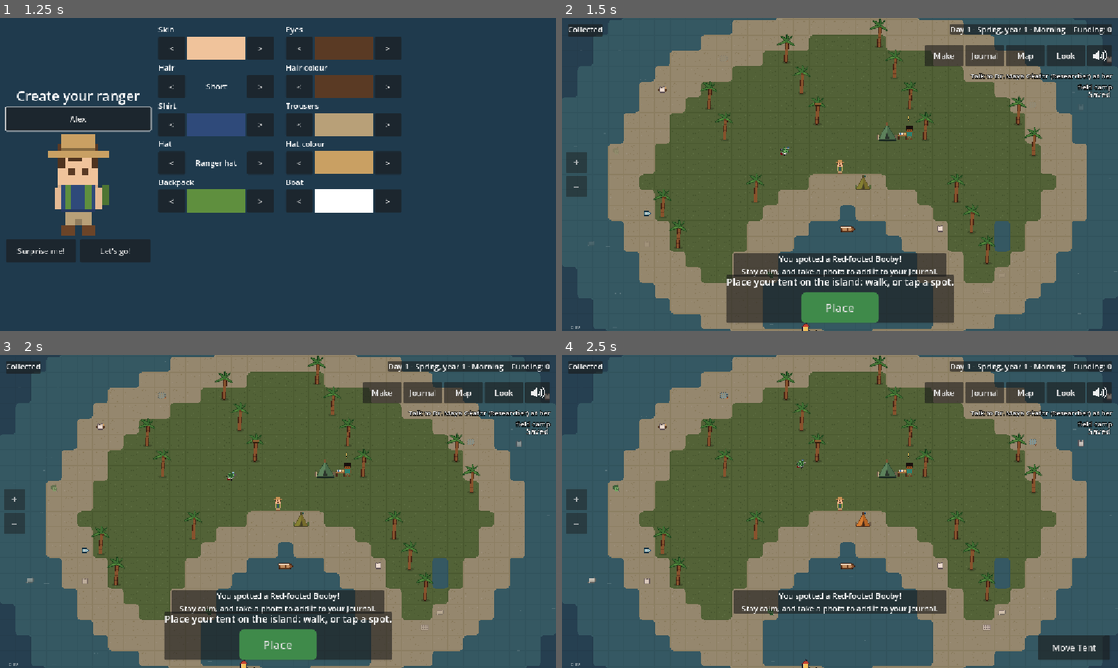
Above: before the commit, frames 1-4 (two rows, left to right).
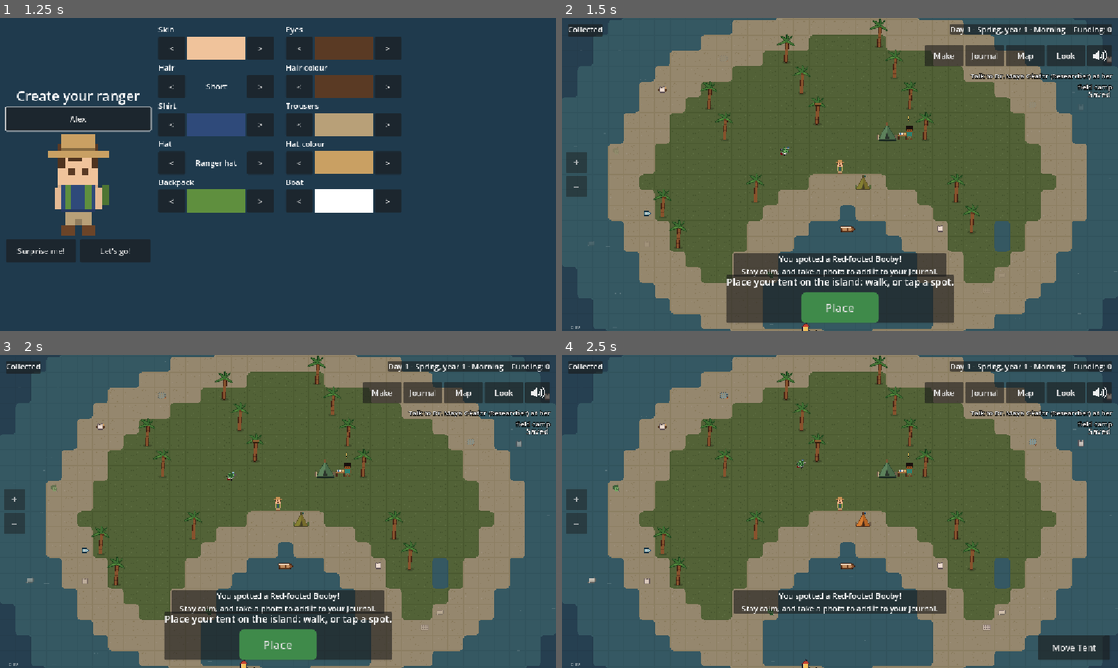
Above: after the commit, the same moments.

Repository: detronics-apps/ocean-haven
Game: Godot game, scene res://scenes/world/ocean_world.tscn
Two runs of this game, one before a commit and one after it. Both use one fixed random seed, a clock stepped at 60 frames per second and the inputs below.
Inputs (mouse positions are in pixels of both pictures, inside the frame that each line leads up to):
- Up to frame 1 (1.25 s): click (77, 118) at 0.52 s; type "Alex" at 0.6 s
- Up to frame 2 (1.5 s): click "Let's go!" at 1.25 s
- Up to frame 3 (2 s): no input
- Up to frame 4 (2.5 s): click "Place" at 2 s

Frame 1 is identical in both runs. In frame 2, 0.3% of the frame differs, in the area x 74-87%, y 24-79%; in frame 3, 0.3%; in frame 4, 0.3%.

Commit message:
Tree-nesting birds: 8 full-grown trees a bird to come, 4 to stay (max 4 boobies; Starting Island starts with 14 palms); no buoy on the wreck; tests for the breeding pace
Co-Authored-By: Claude Opus 5.5 <noreply@anthropic.com>
Claude-Session: https://claude.ai/code/session_01TgTuR8CE1ck28M9f6vukjR

Diff:
--- a/assets/effects/wreck/wreck.svg
+++ b/assets/effects/wreck/wreck.svg
@@ -6,45 +6,30 @@
 
 
 
-  <rect x="86" y="10" width="6" height="8" fill="#75370e"/>
-  <rect x="86" y="10" width="6" height="2" fill="#757574"/>
-  <rect x="88" y="4" width="2" height="6" fill="#333f53"/>
 </g><g transform="translate(1 0)">
 
 
 
 
 
-  <rect x="86" y="10" width="6" height="8" fill="#75370e"/>
-  <rect x="86" y="10" width="6" height="2" fill="#757574"/>
-  <rect x="88" y="4" width="2" height="6" fill="#333f53"/>
 </g><g transform="translate(0 -1)">
 
 
 
 
 
-  <rect x="86" y="10" width="6" height="8" fill="#75370e"/>
-  <rect x="86" y="10" width="6" height="2" fill="#757574"/>
-  <rect x="88" y="4" width="2" height="6" fill="#333f53"/>
 </g><g transform="translate(0 1)">
 
 
 
 
 
-  <rect x="86" y="10" width="6" height="8" fill="#75370e"/>
-  <rect x="86" y="10" width="6" height="2" fill="#757574"/>
-  <rect x="88" y="4" width="2" height="6" fill="#333f53"/>
 </g></g>
   <g id="art" data-size="96 48" data-box="0 0 96 48">
-  <!-- Placeholder sunken wreck seen through the water: a dark, tilted old hull with a broken mast, and a marker buoy -->
+  <!-- Placeholder sunken wreck seen through the water: a dark, tilted old hull with and a broken mast -->
   <polygon points="6,22 70,14 84,24 70,36 10,38" fill="#1e2a33" fill-opacity="0.7"/>
   <polygon points="10,24 68,17 78,24 68,33 13,35" fill="#2e3f4a" fill-opacity="0.7"/>
   <rect x="30" y="20" width="18" height="8" fill="#1a242c" fill-opacity="0.7"/>
   <polygon points="52,16 60,4 62,5 55,17" fill="#3a2a1e" fill-opacity="0.7"/>
-  <rect x="86" y="10" width="6" height="8" fill="#f28c38"/>
-  <rect x="86" y="10" width="6" height="2" fill="#f2f2ee"/>
-  <rect x="88" y="4" width="2" height="6" fill="#6f7d88"/>
 </g>
 </svg>
--- a/data/regions/home_island.tres
+++ b/data/regions/home_island.tres
@@ -16,8 +16,8 @@
 position = Vector2(-200, -80)
 home_radius = 420.0
 island_health = 0.3
-needs_trees = 5
-needs_planted = 1
+needs_trees = 16
+stay_trees = 8
 note = "A red-footed booby has come to nest in the palm you planted! Boobies circle over floating litter, showing you where it is."
 
 [sub_resource type="Resource" id="Arrival_Seabird2"]
@@ -27,8 +27,8 @@
 position = Vector2(150, -150)
 home_radius = 420.0
 island_health = 0.5
-needs_trees = 10
-needs_planted = 3
+needs_trees = 24
+stay_trees = 12
 note = "Another red-footed booby is nesting in your palms."
 
 [sub_resource type="Resource" id="Arrival_Seabird3"]
@@ -38,8 +38,8 @@
 position = Vector2(-80, 150)
 home_radius = 420.0
 island_health = 0.7
-needs_trees = 14
-needs_planted = 5
+needs_trees = 32
+stay_trees = 16
 note = "A third red-footed booby has joined them: your palms make a fine seabird colony."
 
 [sub_resource type="Resource" id="Arrival_Crab2"]
--- a/scenes/islands/starter_island.tscn
+++ b/scenes/islands/starter_island.tscn
@@ -100,21 +100,3 @@
 collision_layer = 16
 collision_mask = 0
 script = ExtResource("3_feps1")
-
-[node name="Palm15" type="StaticBody2D" parent="." unique_id=141235051 groups=["plants"] instance=ExtResource("2_36cgk")]
-position = Vector2(304, 184)
-collision_layer = 16
-collision_mask = 0
-script = ExtResource("3_feps1")
-
-[node name="Palm16" type="StaticBody2D" parent="." unique_id=999970490 groups=["plants"] instance=ExtResource("2_36cgk")]
-position = Vector2(368, -104)
-collision_layer = 16
-collision_mask = 0
-script = ExtResource("3_feps1")
-
-[node name="Palm17" type="StaticBody2D" parent="." unique_id=1230443138 groups=["plants"] instance=ExtResource("2_36cgk")]
-position = Vector2(400, -40)
-collision_layer = 16
-collision_mask = 0
-script = ExtResource("3_feps1")
--- a/scripts/animals/arrival_data.gd
+++ b/scripts/animals/arrival_data.gd
@@ -15,9 +15,12 @@
 ## ... and how many other islands must be healthy (see Arrivals.HEALTHY) — the ocean
 ## around them recovering too.
 @export var healthy_islands := 0
-## Nests in trees: stays only while the island has at least this many full-grown trees
-## (away while there are fewer, back when they regrow). 0 = doesn't need trees.
+## Nests in trees: arrives once the island has this many full-grown trees (8 for each bird
+## there will be: Arrivals.TREES_TO_COME), 0 = doesn't need trees ...
 @export var needs_trees := 0
+## ... and stays while it has at least this many (4 a bird: TREES_TO_STAY; away while there
+## are fewer, back when they regrow). -1 = needs_trees.
+@export var stay_trees := -1
 ## Only arrives once the ranger has planted (and grown) this many full-grown trees on the
 ## island: new seabirds come because of something the ranger did, not the trees already there.
 @export var needs_planted := 0
--- a/scripts/animals/arrivals.gd
+++ b/scripts/animals/arrivals.gd
@@ -4,6 +4,10 @@
 
 ## An island counts as healthy for other islands' arrivals at this health.
 const HEALTHY := 0.7
+## Tree-nesting birds: full-grown trees on the island for each bird to come (the 2nd bird
+## at 16, the 3rd at 24...), and to stay (8 keep 2 birds, 12 keep 3...).
+const TREES_TO_COME := 8
+const TREES_TO_STAY := 4
 const ANIMAL_SCENE := preload("res://scenes/animals/animal.tscn")
 
 ## Node names of the animals that have arrived.
@@ -51,7 +55,7 @@
 	var animal := world.get_node_or_null(arrival.node_name) as Node2D
 	if not animal or arrival.needs_trees <= 0 or animal.get("unborn"):
 		return
-	var stays: bool = trees >= arrival.needs_trees or animal.get("tangled") or animal.get("injured")  # never flies off needing help
+	var stays: bool = trees >= (arrival.stay_trees if arrival.stay_trees >= 0 else arrival.needs_trees) or animal.get("tangled") or animal.get("injured")  # never flies off needing help
 	if stays == animal.visible:
 		return
 	animal.visible = stays
@@ -66,6 +70,14 @@
 			animal.set_nest_tree(null)  # its nest tree is free again
 	world.get_tree().call_group("hud", "show_toast", "A %s is back, nesting in your palm trees!" % arrival.species.display_name if stays
 		else "A %s has flown off: it needs more full-grown trees to nest in." % arrival.species.display_name)
+
+
+## How many tree-nesting birds `trees` full-grown trees allow, with `now` there already: one
+## more once there are TREES_TO_COME for each, and as many as TREES_TO_STAY each keep.
+static func birds_for_trees(trees: int, now: int) -> int:
+	if trees >= TREES_TO_COME * (now + 1):
+		return now + 1
+	return mini(now, floori(float(trees) / TREES_TO_STAY))
 
 
 ## Full-grown trees on `region`'s island (seabirds nest in them); `planted`: only those the
--- a/scripts/world/kelp_ecosystem.gd
+++ b/scripts/world/kelp_ecosystem.gd
@@ -359,7 +359,8 @@
 ## Cormorants the fish can feed, if there are full-grown trees to nest in.
 func cormorants_supported() -> int:
 	var fish := living(FISH).size()
-	return mini(mini(roundi(float(fish) / fish_per_cormorant), cormorant_max), Arrivals.grown_trees(get_tree(), region()))
+	var trees := Arrivals.birds_for_trees(Arrivals.grown_trees(get_tree(), region()), living(CORMORANT).size())
+	return mini(mini(roundi(float(fish) / fish_per_cormorant), cormorant_max), trees)
 
 
 ## The island's animals of `species` (not ones moving away).
--- a/tests/test_deep_sea.gd
+++ b/tests/test_deep_sea.gd
@@ -100,6 +100,8 @@
 	_expect(eco.sharks_supported() >= 7, "bait draws sixgills in from far away (%d)" % eco.sharks_supported())
 	for i in 8:
 		eco.settle()
+		load("res://scripts/animals/births.gd").born_now(self)
+		root.get_node("GameClock").day += 2  # each sixgill has a pup at a time, born live
 	var shark_factor: Resource = deep.health.filter(func(f: Resource) -> bool: return f.target == &"sixgill_shark")[0]
 	_expect(health.score(self, deep, shark_factor) < 0.5, "too many sharks crowding the bait scores lower")
 	_expect(eco.quiet() < eco.whale_quiet and eco.whales_supported() == 1, "all that light and bait: too noisy for more whales")
--- a/tests/test_island_health.gd
+++ b/tests/test_island_health.gd
@@ -61,15 +61,23 @@
 	clock.day += 1
 	_expect(arrivals.check(world).is_empty() and count.call(&"red_footed_booby") == 1,
 		"only the one seabird the island starts with: none more from the island's own palms alone")
-	# Seabirds come once the ranger has planted palms (and they've grown): 1, 3, 5.
-	for i in 5:
-		var sapling: Node = world.get_node("BuildMode").add_building(load("res://data/buildings/palm_tree.tres"), Vector2i(-8 + i * 2, -5))
+	# Seabirds need 8 full-grown trees each to come (the 2nd at 16, 3rd 24, 4th 32) and 4 each
+	# to stay. The island starts with 14 palms.
+	_expect(arrivals.grown_trees(self, home) == 14, "the Starting Island starts with 14 palms (%d)" % arrivals.grown_trees(self, home))
+	var plant := func(cell: Vector2i) -> void:
+		var sapling: Node = world.get_node("BuildMode").add_building(load("res://data/buildings/palm_tree.tres"), cell)
 		sapling.built_day = -10  # full grown
+	plant.call(Vector2i(-8, -5))
+	clock.day += 1
+	arrivals.check(world)
+	_expect(count.call(&"red_footed_booby") == 1, "15 palms: not yet enough for a second booby")
+	for i in 17:
+		plant.call(Vector2i(-6 + (i % 9) * 2, -5 - (i / 9) * 2))
 	for i in 3:
 		clock.day += 1
 		arrivals.check(world)
 		load("res://scripts/animals/births.gd").born_now(self)
-	_expect(count.call(&"red_footed_booby") == 4, "the palms the ranger planted bring three more seabirds, one a day")
+	_expect(count.call(&"red_footed_booby") == 4, "32 palms bring three more seabirds (4 in all)")
 	_expect(is_equal_approx(health.of(self, home), 1.0), "no litter, no hurt or caught animals, fully populated (12 turtles, 4 seabirds, 2 crabs, 2 dolphins): 100 %")
 	var hurt: Node = world.get_node("Crab1")
 	hurt.injure()
@@ -78,12 +86,13 @@
 
 	# Seabirds need full-grown palms: cut too many and one flies off (back when they regrow).
 	var palms: Array = world.get_node("StarterIsland").get_children().filter(func(n: Node) -> bool: return n.is_in_group("plants"))
-	while arrivals.grown_trees(self, home) >= 14:
-		palms.pop_back().free()
+	var planted_palms: Array = get_nodes_in_group("plants").filter(func(n: Node) -> bool: return n.get_parent().get("built_day") != null)
+	while arrivals.grown_trees(self, home) >= 16:
+		(palms.pop_back() if palms else planted_palms.pop_back()).free()
 	arrivals.check(world)
 	var seabird3: Node2D = world.get_node("Seabird3")
 	_expect(not seabird3.visible and not seabird3.is_in_group("animals") and count.call(&"red_footed_booby") == 3,
-		"fewer than 14 palms: the third seabird flies off")
+		"fewer than 16 palms (4 for each of 4 birds): the fourth seabird flies off")
 	_expect(health.of(self, home) < 1.0, "and the island is a little less healthy")
 	var planted: Node = world.get_node("BuildMode").add_building(load("res://data/buildings/palm_tree.tres"), Vector2i(-2, -8))
 	planted.built_day = -10  # full grown
--- a/tests/test_nesting.gd
+++ b/tests/test_nesting.gd
@@ -87,7 +87,7 @@
 	await physics_frame
 	await process_frame
 	var hatched := get_nodes_in_group("animals").filter(func(a: Node) -> bool: return a.young)
-	_expect(hatched.size() in [3, 4] and journal.hatched_count(&"green_turtle") == hatched.size(), "3-4 hatchlings (%d)" % hatched.size())
+	_expect(hatched.size() == 3 and journal.hatched_count(&"green_turtle") == hatched.size(), "3 hatchlings (%d)" % hatched.size())
 	var young := hatched.filter(func(a: Node) -> bool: return not a.leaving)
 	_expect(young.size() == 3, "3 stay to fill the area, any more swim off (%d)" % young.size())
 	_expect(get_nodes_in_group("nests").size() == 0, "nest is empty after hatching")
@@ -141,7 +141,7 @@
 	nest.hatch()
 	await physics_frame
 	var leavers := get_nodes_in_group("animals").filter(func(a: Node) -> bool: return a.leaving and not a in left_before)
-	_expect(leavers.size() in [3, 4], "no room: all 3-4 new hatchlings head for the open ocean (%d)" % leavers.size())
+	_expect(leavers.size() == 3, "no room: all 3 new hatchlings head for the open ocean (%d)" % leavers.size())
 	_expect(journal.hatched_count(&"green_turtle") == counted + leavers.size(), "they still count as hatchlings")
 	for i in 900:
 		await physics_frame
@@ -162,7 +162,7 @@
 	await physics_frame
 	var leaving_now := get_nodes_in_group("animals").filter(func(a: Node) -> bool: return a.leaving).size()
 	var hatched_now: int = second.animals_here() + leaving_now
-	_expect(hatched_now in [3, 4] and second.animals_here() == mini(hatched_now, second.capacity()),
+	_expect(hatched_now == 3 and second.animals_here() == mini(hatched_now, second.capacity()),
 		"hatchlings move into the empty second area (%d there, %d leaving)" % [second.animals_here(), leaving_now])
 
 	# --- Loading a save re-links turtles to areas with room, not all to the nearest one ---
--- a/tests/test_otters.gd
+++ b/tests/test_otters.gd
@@ -39,6 +39,9 @@
 			clock.time_of_day = 0.4  # time passes (homeless otters move away after a day), but not a new morning
 			clock.day += 0 if i % 4 else 1
 			ecosystem.tick(ecosystem.tick_days)
+			load("res://scripts/animals/births.gd").born_now(self)  # (no frames run here: parents can't walk there)
+			for pup: Node in ecosystem.otters().filter(func(o: Node) -> bool: return o.young):
+				pup._process(0.0)  # (and pups grow up)
 
 	# --- One habitat: the first otter comes straight away, it's full within a day ---
 	var cells := _free_cells(build_mode, habitat_data, ecosystem, 6)
@@ -58,19 +61,19 @@
 			d.free()
 	var predicted: float = health.heading(self, kelp_region)
 	var start_health: float = health.of(self, kelp_region)
-	days.call(6.0)
+	days.call(9.0)  # pups come one per parent at a time, so it takes a few days
 	var balanced: float = health.of(self, kelp_region)
 	_expect(absf(balanced - predicted) < 0.08 and predicted > start_health + 0.1,
 		"the gauge showed where it was heading: %d%% predicted, %d%% reached (from %d%%)" % [roundi(predicted * 100), roundi(balanced * 100), roundi(start_health * 100)])
 	_expect(otter_count.call() == 6, "3 habitats: 6 otters (%d)" % otter_count.call())
 	_expect(ecosystem.kelp_health() > 0.7 and ecosystem.urchin_total() > ecosystem.beds().size() * 0.2,
-		"within 4 days the kelp has recovered (%d%%) with some urchins left (%d)" % [roundi(ecosystem.kelp_health() * 100), ecosystem.urchin_total()])
+		"within days the kelp has recovered (%d%%) with some urchins left (%d)" % [roundi(ecosystem.kelp_health() * 100), ecosystem.urchin_total()])
 
 	# --- Overbuilt: 6 habitats, 12 otters eat nearly every urchin; out of balance ---
 	for i in range(3, 6):
 		homes.append(build_mode.add_building(habitat_data, cells[i]))
 	ecosystem.settle_now()
-	days.call(4.0)
+	days.call(20.0)  # 12 otters take a while to come (one pup per parent at a time), then the urchins go
 	_expect(otter_count.call() > 6 and ecosystem.urchin_total() < ecosystem.beds().size() * 0.2,
 		"6 habitats: %d otters leave almost no urchins (%d)" % [otter_count.call(), ecosystem.urchin_total()])
 	_expect(health.of(self, kelp_region) < balanced, "more isn't better: the island is less healthy (%.2f vs %.2f)" % [
--- a/tests/test_seasons.gd
+++ b/tests/test_seasons.gd
@@ -76,7 +76,7 @@
 	nest.hatch()
 	var hatched: Array = babies.call()
 	var stayed: int = hatched.filter(func(a: Node) -> bool: return not a.leaving).size()
-	_expect(room > 0 and hatched.size() in [2, 4] and stayed == mini(room, hatched.size()),
+	_expect(room > 0 and hatched.size() in [2, 3, 4] and stayed == mini(room, hatched.size()),
 		"%d hatchlings (2-4 a nest): %d stay in the room there is (%d), the rest swim off" % [hatched.size(), stayed, room])
 	for baby: Node in hatched:
 		baby.free()
Not shown, changed: CLAUDE.md
